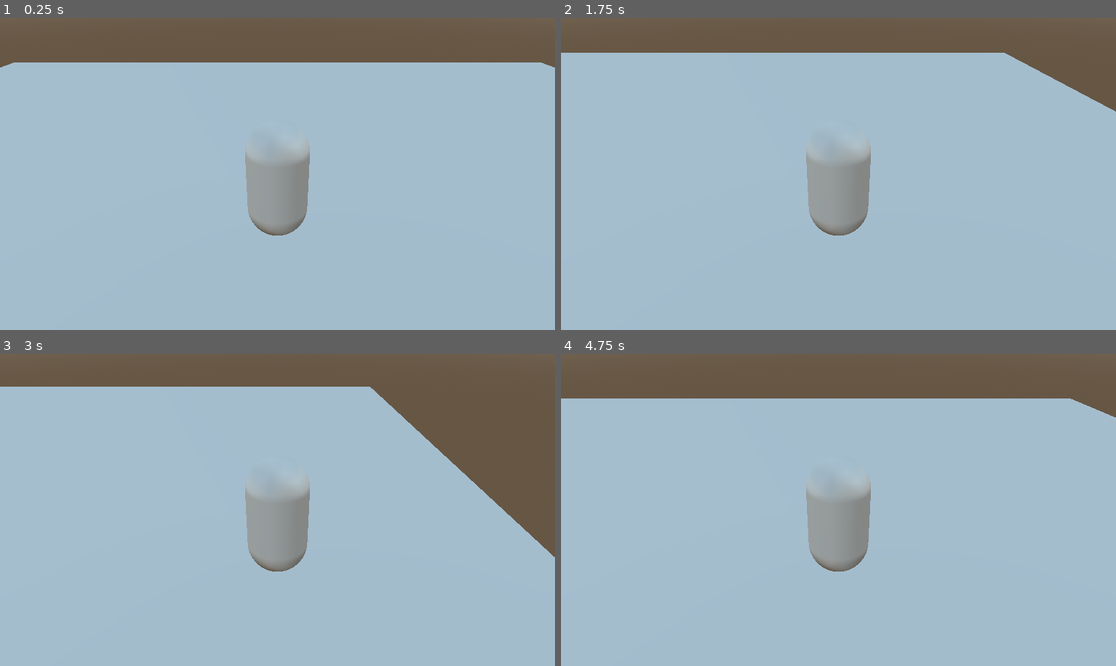
Above: before the commit, frames 1-4 (two rows, left to right).
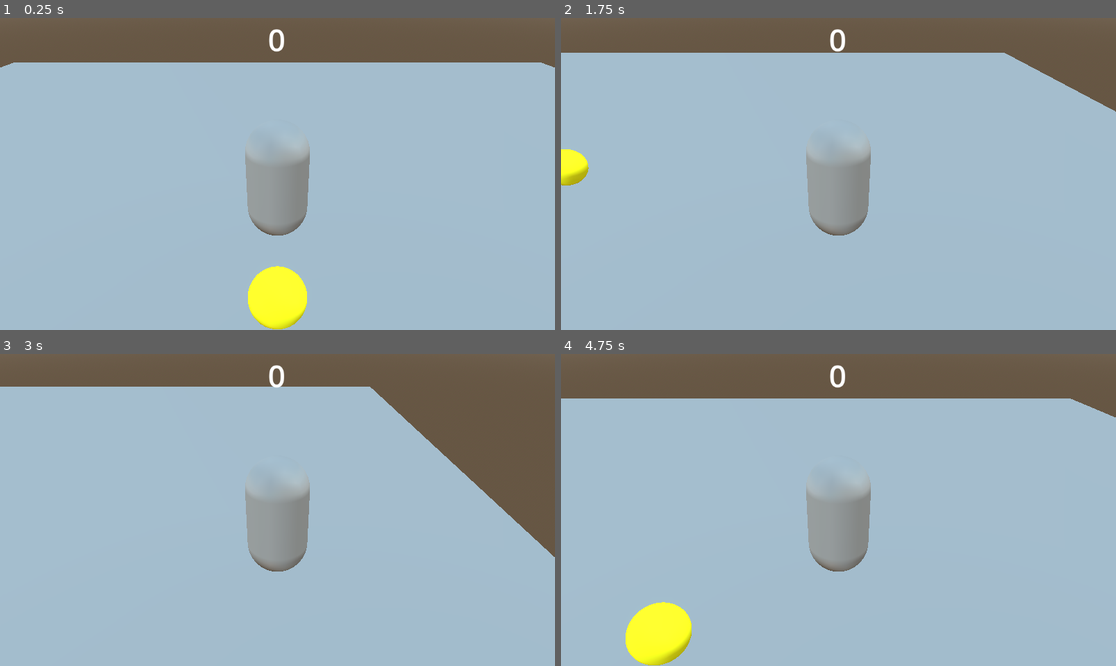
Above: after the commit, the same moments.

Repository: Mo-Tx/rush-n-snail
Game: Godot game, scene res://Scenes/game.tscn
The game is run twice, just before and just after one commit, with the same random seed, the same clock (stepped at 60 frames per second) and the same inputs. Before the commit the project starts from res://game.tscn.
Inputs:
- Up to frame 1 (0.25 s): no input
- Up to frame 2 (1.75 s): tap Enter at 0.5 s; hold D (RIGHT) 0.53-1.28 s; hold S (BACK) from 1.28 s (still down)
- Up to frame 3 (3 s): release S (BACK) at 2.03 s; hold D (RIGHT) 2.03-2.78 s; hold W (FORWARD) from 2.78 s (still down)
- Up to frame 4 (4.75 s): release W (FORWARD) at 3.53 s; hold A (LEFT) from 3.53 s (still down)

The runs differ from the first frame. In frame 1, 1.8% of the frame differs, in the area x 44-56%, y 3-100%; in frame 2, 0.6%; in frame 3, 0.1%; in frame 4, 2.0%, in the area x 11-52%, y 3-100%.
Error after the commit: Invalid access to property or key 'time' on a base object of type 'Nil'. (res://Scenes/GameManagerScript.gd:13)

Commit message:
now with basic gameplay

Diff:
--- /dev/null
+++ b/Scenes/GameManagerScript.gd
@@ -0,0 +1,14 @@
+class_name Game extends Node
+
+var SETTINGS := {
+	"GRAVITY" : ProjectSettings.get_setting("physics/3d/default_gravity")
+}
+
+var player : Player
+var ui : Ui
+
+var speed := 1
+
+func _process(delta):
+	player.time
+	ui.time = player.time
--- /dev/null
+++ b/Scenes/UI_Script.gd
@@ -0,0 +1,14 @@
+class_name Ui extends Control
+
+var game : Game
+var t_label : Label
+
+var time : int
+
+func _ready():
+	game = get_tree().current_scene
+	game.ui = self
+	t_label = $HUD/TimeLabel
+
+# Called every frame. 'delta' is the elapsed time since the previous frame.
+func _process(delta): t_label.text = str(time)
--- /dev/null
+++ b/Scenes/game.tscn
@@ -0,0 +1,90 @@
+[gd_scene load_steps=14 format=3 uid="uid://d08ap3xs800m"]
+
+[ext_resource type="PackedScene" uid="uid://cl6i1ivtrop84" path="res://Scenes/player.tscn" id="1_q0wt0"]
+[ext_resource type="Script" path="res://Scenes/GameManagerScript.gd" id="1_w3sbi"]
+[ext_resource type="PackedScene" uid="uid://n17fptop6dq5" path="res://Scenes/ground_template.tscn" id="2_lmrhr"]
+[ext_resource type="Script" path="res://Scripts/CoinScript.gd" id="3_8scsd"]
+[ext_resource type="Script" path="res://Scenes/UI_Script.gd" id="5_kyrfc"]
+
+[sub_resource type="ProceduralSkyMaterial" id="ProceduralSkyMaterial_x4ige"]
+
+[sub_resource type="Sky" id="Sky_3pio3"]
+sky_material = SubResource("ProceduralSkyMaterial_x4ige")
+
+[sub_resource type="Environment" id="Environment_62xan"]
+background_mode = 2
+background_energy_multiplier = 2.0
+sky = SubResource("Sky_3pio3")
+ambient_light_color = Color(1, 1, 1, 1)
+reflected_light_source = 2
+glow_enabled = true
+
+[sub_resource type="CameraAttributesPhysical" id="CameraAttributesPhysical_8enkw"]
+
+[sub_resource type="StandardMaterial3D" id="StandardMaterial3D_4u76c"]
+albedo_color = Color(1, 1, 0, 1)
+
+[sub_resource type="SphereMesh" id="SphereMesh_gb460"]
+material = SubResource("StandardMaterial3D_4u76c")
+radius = 0.25
+height = 0.5
+
+[sub_resource type="BoxShape3D" id="BoxShape3D_68diw"]
+size = Vector3(0.5, 0.5, 0.5)
+
+[sub_resource type="LabelSettings" id="LabelSettings_qk42q"]
+font_size = 64
+
+[node name="Game" type="Node"]
+script = ExtResource("1_w3sbi")
+
+[node name="World" type="WorldEnvironment" parent="."]
+environment = SubResource("Environment_62xan")
+camera_attributes = SubResource("CameraAttributesPhysical_8enkw")
+
+[node name="Level" type="Node3D" parent="World"]
+
+[node name="Player" parent="World/Level" instance=ExtResource("1_q0wt0")]
+
+[node name="GroundTemplate" parent="World/Level" instance=ExtResource("2_lmrhr")]
+
+[node name="Coin" type="Area3D" parent="World/Level"]
+transform = Transform3D(1, 0, 0, 0, 1, 0, 0, 0, 1, 0, 1.58721, 2.88713)
+script = ExtResource("3_8scsd")
+
+[node name="MeshInstance3D" type="MeshInstance3D" parent="World/Level/Coin"]
+mesh = SubResource("SphereMesh_gb460")
+
+[node name="CollisionShape3D" type="CollisionShape3D" parent="World/Level/Coin"]
+shape = SubResource("BoxShape3D_68diw")
+
+[node name="UI" type="Control" parent="."]
+layout_mode = 3
+anchors_preset = 15
+anchor_right = 1.0
+anchor_bottom = 1.0
+grow_horizontal = 2
+grow_vertical = 2
+script = ExtResource("5_kyrfc")
+
+[node name="HUD" type="Control" parent="UI"]
+layout_mode = 1
+anchors_preset = 15
+anchor_right = 1.0
+anchor_bottom = 1.0
+grow_horizontal = 2
+grow_vertical = 2
+
+[node name="TimeLabel" type="Label" parent="UI/HUD"]
+layout_mode = 1
+anchors_preset = 5
+anchor_left = 0.5
+anchor_right = 0.5
+offset_left = -20.0
+offset_right = 20.0
+offset_bottom = 23.0
+grow_horizontal = 2
+text = "XX"
+label_settings = SubResource("LabelSettings_qk42q")
+
+[connection signal="body_entered" from="World/Level/Coin" to="World/Level/Coin" method="_on_body_entered"]
--- /dev/null
+++ b/Scenes/ground_template.tscn
@@ -0,0 +1,20 @@
+[gd_scene load_steps=4 format=3 uid="uid://n17fptop6dq5"]
+
+[sub_resource type="StandardMaterial3D" id="StandardMaterial3D_eovbb"]
+albedo_color = Color(0, 0.282353, 0, 1)
+
+[sub_resource type="PlaneMesh" id="PlaneMesh_je3sh"]
+material = SubResource("StandardMaterial3D_eovbb")
+size = Vector2(1, 1)
+
+[sub_resource type="BoxShape3D" id="BoxShape3D_qkr81"]
+size = Vector3(25, 0, 25)
+
+[node name="GroundTemplate" type="StaticBody3D"]
+
+[node name="MeshInstance3D" type="MeshInstance3D" parent="."]
+transform = Transform3D(25, 0, 0, 0, 1, 0, 0, 0, 25, 0, 0, 0)
+mesh = SubResource("PlaneMesh_je3sh")
+
+[node name="CollisionShape3D" type="CollisionShape3D" parent="."]
+shape = SubResource("BoxShape3D_qkr81")
--- /dev/null
+++ b/Scenes/player.tscn
@@ -0,0 +1,27 @@
+[gd_scene load_steps=5 format=3 uid="uid://cl6i1ivtrop84"]
+
+[ext_resource type="Script" path="res://Scripts/PlayerScript.gd" id="1_b3nnd"]
+
+[sub_resource type="StandardMaterial3D" id="StandardMaterial3D_npbxt"]
+albedo_color = Color(0.384647, 3.91062e-07, 1.68458e-07, 1)
+
+[sub_resource type="CapsuleMesh" id="CapsuleMesh_hfwjh"]
+material = SubResource("StandardMaterial3D_npbxt")
+
+[sub_resource type="BoxShape3D" id="BoxShape3D_ck7bc"]
+size = Vector3(1, 2, 1)
+
+[node name="Player" type="CharacterBody3D"]
+transform = Transform3D(1, 0, 0, 0, 1, 0, 0, 0, 1, 0, 1, 0)
+script = ExtResource("1_b3nnd")
+
+[node name="MeshInstance3D" type="MeshInstance3D" parent="."]
+mesh = SubResource("CapsuleMesh_hfwjh")
+
+[node name="CollisionShape3D" type="CollisionShape3D" parent="."]
+shape = SubResource("BoxShape3D_ck7bc")
+
+[node name="Camera" type="Camera3D" parent="."]
+transform = Transform3D(1, 0, 0, 0, 0.866025, 0.5, 0, -0.5, 0.866025, 0, 3, 5)
+keep_aspect = 0
+current = true
--- /dev/null
+++ b/Scripts/CoinScript.gd
@@ -0,0 +1,5 @@
+class_name Coin extends Area3D
+
+func _on_body_entered(body): if body.is_class("CharacterBody3D"):
+	body.collect()
+	position = Vector3(randf_range(-10, 10), position.y, randf_range(-10, 10))
--- /dev/null
+++ b/Scripts/PlayerScript.gd
@@ -0,0 +1,31 @@
+class_name Player extends CharacterBody3D
+
+@export var SPEED = 5.0
+
+var game : Game
+var direction : Vector3
+
+var time := 10.0
+
+func _ready():
+	game = get_tree().current_scene
+	game.player = self
+
+func _process(delta):
+	time -= delta * game.speed
+	if time <= 0: queue_free()
+
+	if !is_on_floor(): velocity.y -= game.SETTINGS["GRAVITY"] * delta
+	var input_dir = Input.get_vector("LEFT", "RIGHT", "FORWARD", "BACK")
+	direction = (transform.basis * Vector3(input_dir.x, 0, input_dir.y)).normalized()
+
+	if direction:
+		velocity.x = direction.x * SPEED
+		velocity.z = direction.z * SPEED
+	else:
+		velocity.x = move_toward(velocity.x, 0, SPEED)
+		velocity.z = move_toward(velocity.z, 0, SPEED)
+
+	move_and_slide()
+
+func collect(): time += 2.5
--- a/project.godot
+++ b/project.godot
@@ -11,7 +11,7 @@
 [application]
 
 config/name="Game Jam 3D game with no name for now lol"
-run/main_scene="res://game.tscn"
+run/main_scene="res://Scenes/game.tscn"
 config/features=PackedStringArray("4.2", "GL Compatibility")
 config/icon="res://icon.svg"
 
